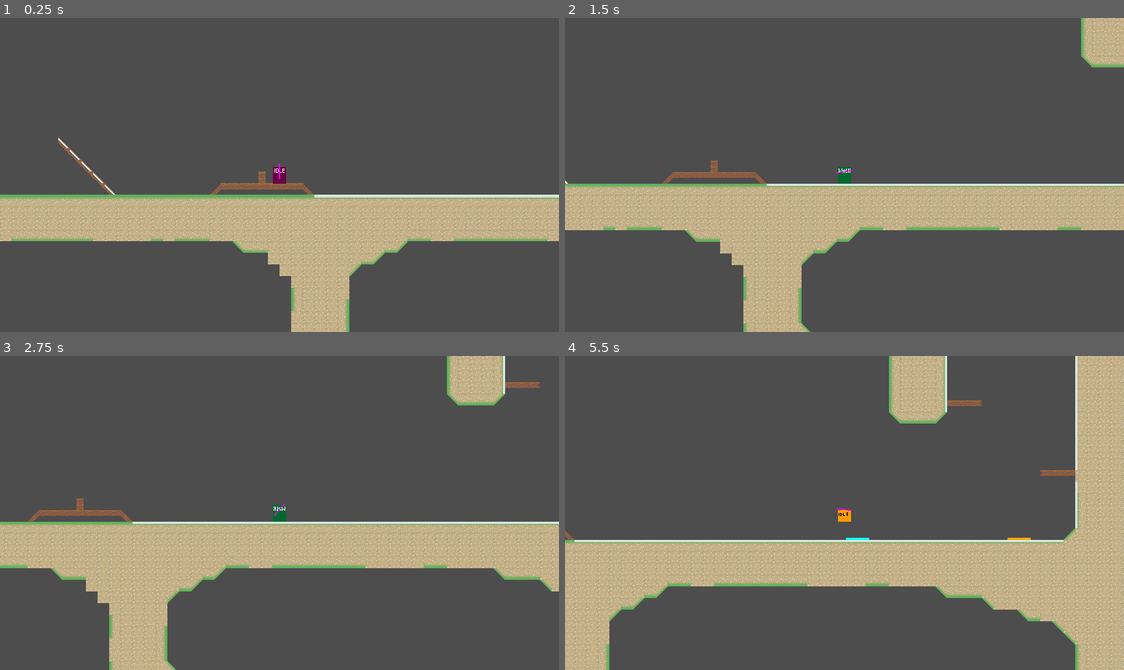
Above: before the commit, frames 1-4 (two rows, left to right).
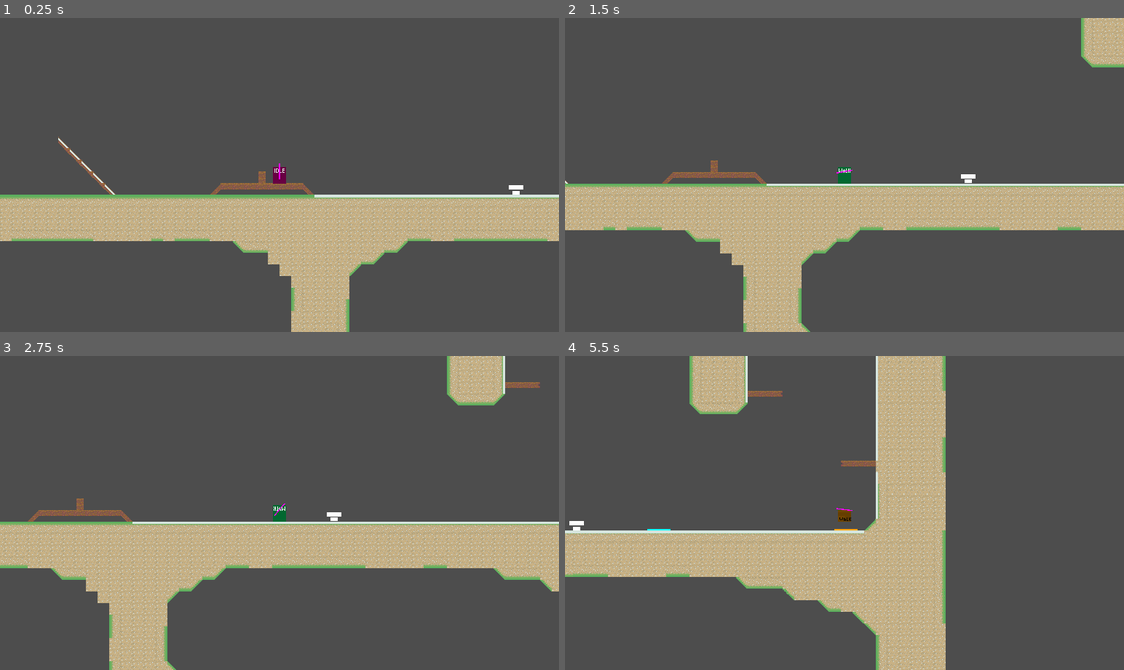
Above: after the commit, the same moments.

Repository: haruo-gabriel/portal2d
Game: Godot game, scene res://levels/level_1/level_scene.tscn
The game is run twice, just before and just after one commit, with the same random seed, the same clock (stepped at 60 frames per second) and the same inputs.
Inputs (mouse positions are in pixels of both pictures, inside the frame that each line leads up to):
- Up to frame 1 (0.25 s): no input
- Up to frame 2 (1.5 s): tap Enter at 0.5 s; move the mouse to (967, 159) at 0.52 s; hold Shift (crouch) 0.53-1.28 s; hold D (move_right) from 0.53 s (still down); tap Space (jump) at 0.77 s; move the mouse to (732, 190) at 1.27 s; click (732, 190) at 1.35 s
- Up to frame 3 (2.75 s): tap Space (jump) at 1.52 s; move the mouse to (335, 443) at 2.02 s; release D (move_right) at 2.03 s; hold A (move_left) from 2.03 s (still down); right-click (335, 443) at 2.1 s
- Up to frame 4 (5.5 s): move the mouse to (816, 575) at 2.77 s; release A (move_left) at 2.78 s; hold D (move_right) 2.78-4.28 s; tap Shift (crouch) at 2.85 s; tap Space (jump) at 3.02, 3.77, 4.52 s; move the mouse to (1012, 560) at 3.52 s; click (1012, 560) at 3.6 s; move the mouse to (676, 465) at 4.27 s; hold A (move_left) 4.28-5.03 s; right-click (676, 465) at 4.35 s; move the mouse to (872, 513) at 5.02 s; hold D (move_right) from 5.03 s (still down); hold Shift (crouch) from 5.03 s (still down)

The runs differ from the first frame. In frame 1, less than 0.1% of the frame differs, in the area x 91-94%, y 53-57%; in frame 2, less than 0.1%; in frame 3, less than 0.1%; in frame 4, 38%, in the area x 0-100%, y 0-100%.

Commit message:
Basic turret script

Diff:
--- /dev/null
+++ b/godot project/characters/turret/turret.gd
@@ -0,0 +1,16 @@
+
+class_name Turret
+extends StaticBody2D
+
+@onready var head_sprite: Sprite2D = $HeadSprite
+@onready var head_shape: CollisionShape2D = $HeadShape
+
+var angle: float = 0.0
+
+func _ready() -> void:
+	pass
+
+func _process(delta: float) -> void:
+
+	head_sprite.rotation = angle
+	head_shape.rotation = angle
--- a/godot project/characters/turret/turret.tscn
+++ b/godot project/characters/turret/turret.tscn
@@ -1,5 +1,6 @@
-[gd_scene load_steps=4 format=3 uid="uid://b7pirrmmj56br"]
+[gd_scene load_steps=5 format=3 uid="uid://b7pirrmmj56br"]
 
+[ext_resource type="Script" path="res://characters/turret/turret.gd" id="1_4rcoj"]
 [ext_resource type="Texture2D" uid="uid://bsrnk5t2hppc1" path="res://characters/turret/head.png" id="1_yvtyw"]
 [ext_resource type="Texture2D" uid="uid://b4l3rbx8qc8ov" path="res://characters/turret/base.png" id="2_pk15q"]
 
@@ -7,14 +8,15 @@
 size = Vector2(20, 6)
 
 [node name="Turret" type="StaticBody2D"]
+script = ExtResource("1_4rcoj")
 
-[node name="Head" type="Sprite2D" parent="."]
+[node name="HeadSprite" type="Sprite2D" parent="."]
 position = Vector2(0, -7)
 texture = ExtResource("1_yvtyw")
 
+[node name="HeadShape" type="CollisionShape2D" parent="."]
+position = Vector2(0, -7)
+shape = SubResource("RectangleShape2D_1xwa7")
+
 [node name="Base" type="Sprite2D" parent="."]
 texture = ExtResource("2_pk15q")
-
-[node name="CollisionShape2D" type="CollisionShape2D" parent="."]
-position = Vector2(0, -7)
-shape = SubResource("RectangleShape2D_1xwa7")
--- a/godot project/levels/level_1/level_scene.tscn
+++ b/godot project/levels/level_1/level_scene.tscn
@@ -1,7 +1,8 @@
-[gd_scene load_steps=3 format=3 uid="uid://45cxitl1b5uh"]
+[gd_scene load_steps=4 format=3 uid="uid://45cxitl1b5uh"]
 
 [ext_resource type="TileSet" uid="uid://bxf11dynbrbke" path="res://levels/level_1/tile_set.tres" id="1_6d6h5"]
 [ext_resource type="PackedScene" uid="uid://wgnluw24avir" path="res://characters/player/player.tscn" id="2_i7aku"]
+[ext_resource type="PackedScene" uid="uid://b7pirrmmj56br" path="res://characters/turret/turret.tscn" id="3_5o3q5"]
 
 [node name="LevelScene" type="Node2D"]
 
@@ -15,3 +16,6 @@
 
 [node name="Player" parent="." instance=ExtResource("2_i7aku")]
 position = Vector2(1920, -352)
+
+[node name="Turret" parent="." instance=ExtResource("3_5o3q5")]
+position = Vector2(2245, -339)
